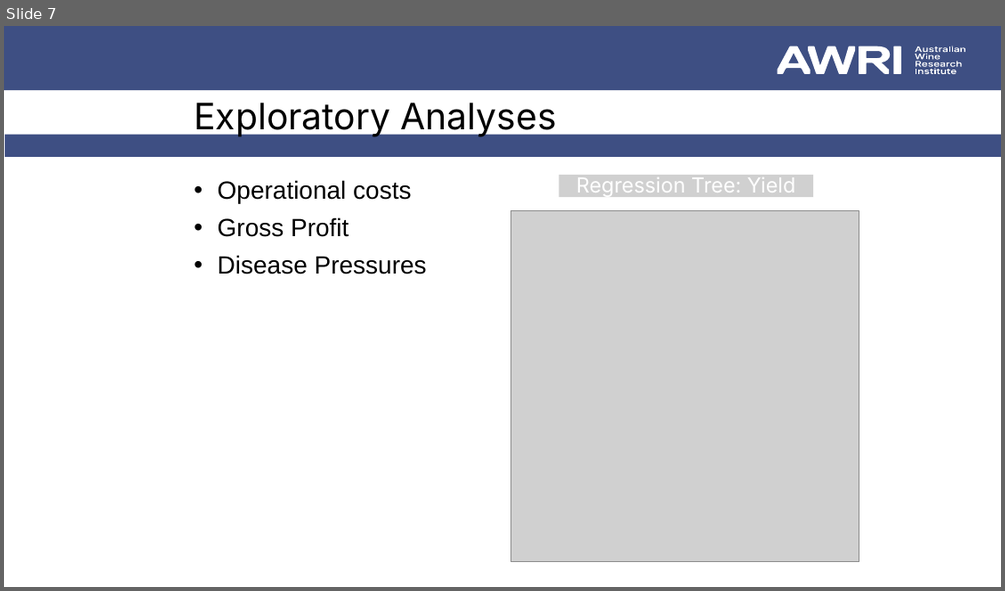
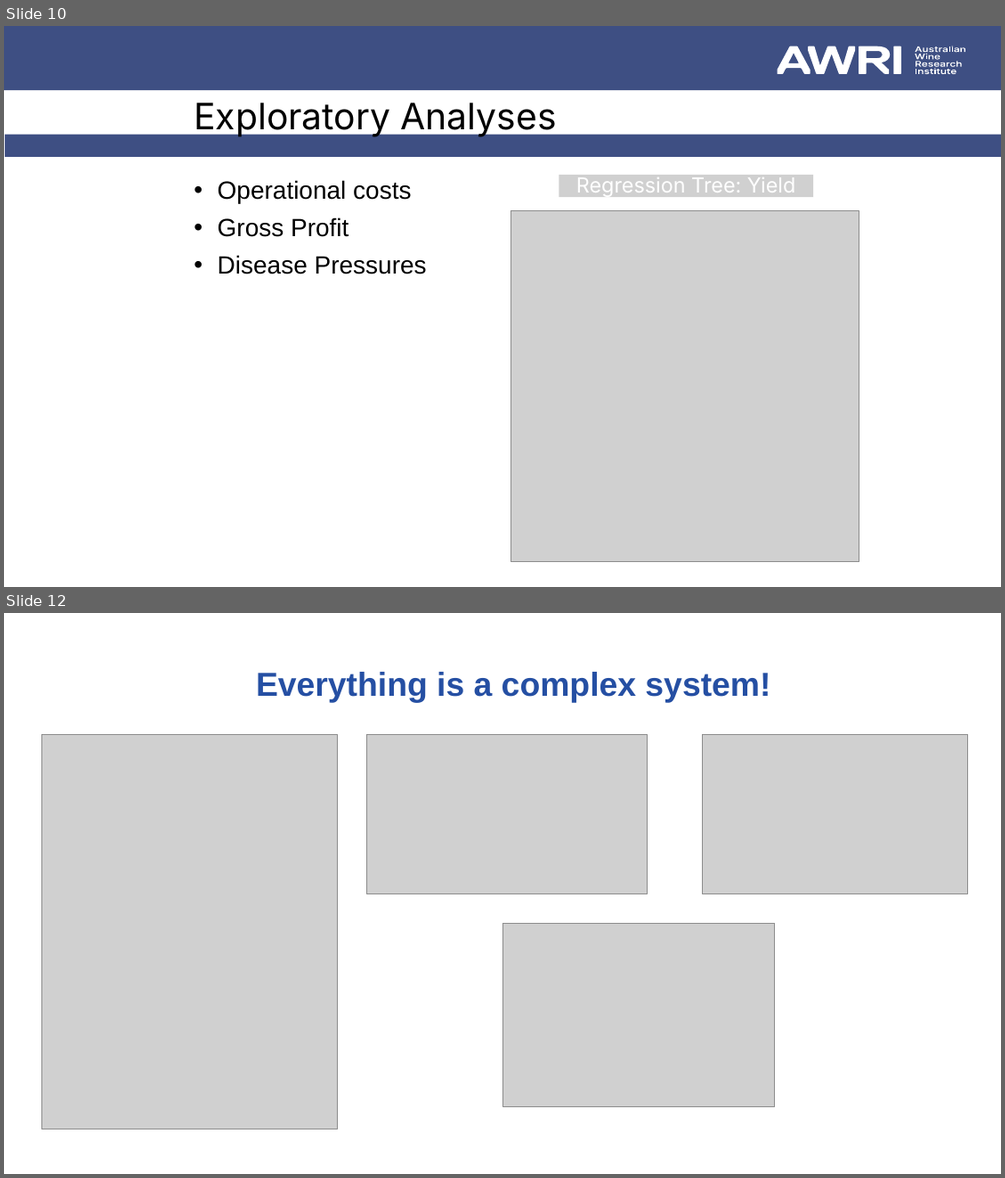
Before and after one commit to JixTheCat/Bayesian-network, a slide deck: BN Workshop 1.pptx. Shown one above the other, each under a label of ours: slide 7 before the commit, slides 10 and 12 after it; the slides between them are not shown. The pictures are 1005x591 and 1005x1178 pixels, drawn with LibreOffice and Linux fonts; fonts in the diff are those of the drawing; grey boxes stand for pictures. Boxes give left, top, right and bottom in pixels: in the first picture for what was removed or moved away, otherwise in the second. Text is boxed around its words. In the diff, an @@ line names an element or a change of style, - is before the commit and + after.

```diff
--- a/BN Workshop 1.pptx
+++ b/BN Workshop 1.pptx
@@ slide 12 added at (4, 613, 1001, 1174), background #FFFFFF @@
@@ title added at (256, 672, 770, 703), 32 pt, text #254FA3, bold @@
+Everything is a complex system!
@@ picture added at (42, 734, 339, 1129) @@
@@ picture added at (367, 734, 647, 893) @@
@@ picture added at (703, 734, 967, 893) @@
@@ picture added at (502, 923, 775, 1106) @@
@@ what was slide 7 is now slide 10 @@
```
Also in this commit, not shown: 2 slides changed, 17 other slides added.
